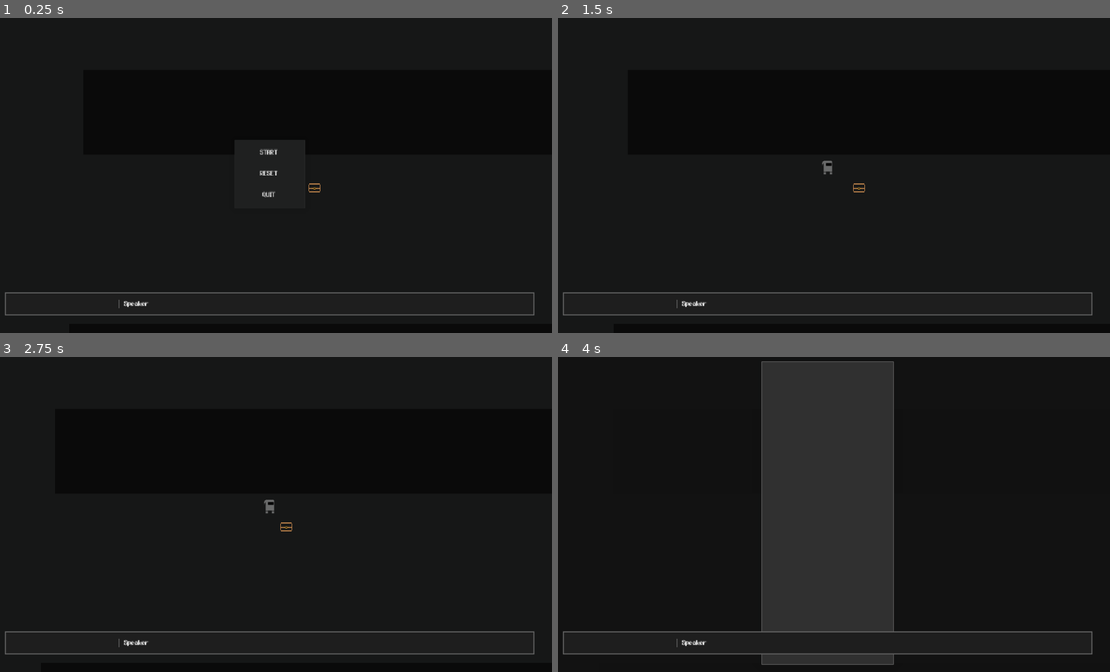
Above: before the commit, frames 1-4 (two rows, left to right).
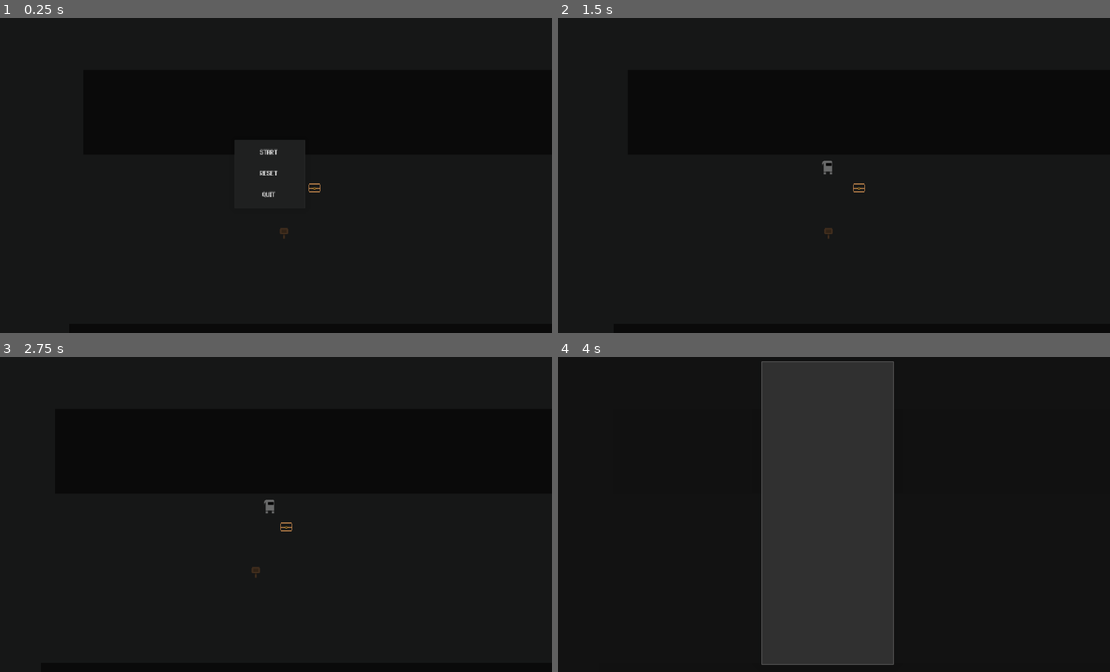
Above: after the commit, the same moments.

Repository: refrka/RPG-12
Game: Godot game, scene res://root.tscn
Two runs of this game, one before a commit and one after it. Both use one fixed random seed, a clock stepped at 60 frames per second and the inputs below.
Inputs (mouse positions are in pixels of both pictures, inside the frame that each line leads up to):
- Up to frame 1 (0.25 s): no input
- Up to frame 2 (1.5 s): click "START" at 0.5 s; tap Enter at 1.25 s; move the mouse to (949, 159) at 1.27 s; hold D (move_right) from 1.28 s (still down); hold E (interact) from 1.28 s (still down); click (949, 159) at 1.42 s
- Up to frame 3 (2.75 s): tap Tab (profile) at 1.55, 2.1 s; tap Space (attack) at 2 s; move the mouse to (154, 530) at 2.02 s; release D (move_right) at 2.03 s; release E (interact) at 2.03 s; hold S (move_down) from 2.03 s (still down); tap E (interact) at 2.3 s
- Up to frame 4 (4 s): tap Enter at 2.75 s; move the mouse to (883, 442) at 2.77 s; release S (move_down) at 2.78 s; hold D (move_right) 2.78-3.53 s; hold Space (attack) 2.78-3.53 s; tap Tab (profile) at 3.05 s; move the mouse to (800, 577) at 3.52 s; hold W (move_up) from 3.53 s (still down); tap E (interact) at 3.6 s; click (800, 577) at 3.67 s

The runs differ from the first frame. In frame 1, 1.0% of the frame differs, in the area x 0-97%, y 66-95%; in frame 2, 1.0%; in frame 3, 1.0%; in frame 4, 0.9%.

Commit message:
no fuckin around

Diff:
--- /dev/null
+++ b/main/autoloads/Dialogue.gd
@@ -0,0 +1 @@
+extends Node
--- a/main/autoloads/UI.gd
+++ b/main/autoloads/UI.gd
@@ -23,6 +23,8 @@
 
 		overlay.deactivate()
 
+		overlay.close_requested.connect(_on_overlay_close_requested.bind(overlay))
+
 	fg_color_rect = get_tree().get_first_node_in_group("fg_color_rect")
 
 
@@ -35,9 +37,7 @@
 
 	if overlay:
 
-		overlay_stack.append(overlay)
-
-		overlay.activate()
+		add_overlay(overlay)
 
 
 
@@ -53,9 +53,7 @@
 
 		overlay = get_overlay(overlay_script)
 
-	overlay_stack.erase(overlay)
-
-	overlay.deactivate()
+	remove_overlay(overlay)
 
 
 
@@ -78,6 +76,32 @@
 
 
 
+func add_overlay(overlay: Overlay) -> void:
+
+	overlay_stack.append(overlay)
+
+	overlay.activate()
+
+
+
+func remove_overlay(overlay: Overlay) -> void:
+
+	overlay_stack.erase(overlay)
+
+	overlay.deactivate()
+
+
+
+
+
+
+func _on_overlay_close_requested(overlay: Overlay) -> void:
+
+	remove_overlay(overlay)
+
+
+
+
 func _unhandled_input(event: InputEvent) -> void:
 
 	if event.is_action_pressed("profile"):
--- a/main/component/interaction_component.gd
+++ b/main/component/interaction_component.gd
@@ -6,7 +6,7 @@
 
 var interactable_entities: Array[Entity]
 
-
+var in_dialogue:= false
 
 
 
@@ -17,8 +17,6 @@
 	var movement_component = entity.get_component(MovementComponent)
 
 	movement_component.face_dir_changed.connect(_on_face_dir_changed)
-
-	print("connect")
 
 	interaction_area.body_entered.connect(_on_body_entered_interaction_area)
 
@@ -38,11 +36,17 @@
 
 	var interactable_component = get_interactable_component(nearest_interactable)
 
-	if not interactable_component.can_interact():
+	if interactable_component:
 
-		return
+		if not interactable_component.can_interact():
 
-	interactable_component.start_interaction()
+			return
+
+		interactable_component.start_interaction()
+
+	elif nearest_interactable.interact_dialogue_text:
+
+		start_dialogue(nearest_interactable)
 
 
 
@@ -81,6 +85,18 @@
 
 
 
+func start_dialogue(target_interactable: Entity) -> void:
+
+	in_dialogue = true
+
+	var dialogue_overlay = UI.get_overlay(DialogueOverlay)
+
+	UI.add_overlay(dialogue_overlay)
+
+
+
+
+
 func _on_face_dir_changed(dir: Vector2) -> void:
 
 	interaction_area.rotation = dir.angle()
@@ -88,8 +104,6 @@
 
 
 func _on_body_entered_interaction_area(body: PhysicsBody2D) -> void:
-
-	print(body)
 
 	if body is Entity and body.is_interactable():
 
@@ -111,4 +125,12 @@
 
 	if event.is_action_pressed("interact"):
 
-		try_interaction()
+		if not in_dialogue:
+
+			try_interaction()
+
+		else:
+
+			UI.remove_overlay_from_stack(DialogueOverlay)
+
+			in_dialogue = false
--- /dev/null
+++ b/main/dialogue/dialogue_response_option.gd
@@ -0,0 +1,13 @@
+class_name DialogueResponseOption extends Resource
+
+
+@export var option_text: String
+
+@export var response_dialogue_text_set: DialogueTextSet
+
+
+@export var show_conditions: Array[Condition]
+
+@export var enter_command_set: CommandSet
+
+@export var exit_command_set: CommandSet
--- /dev/null
+++ b/main/dialogue/dialogue_text_line.gd
@@ -0,0 +1,5 @@
+class_name DialogueTextLine extends Resource
+
+
+
+@export_multiline var text: String
--- /dev/null
+++ b/main/dialogue/dialogue_text_set.gd
@@ -0,0 +1,7 @@
+class_name DialogueTextSet extends Resource
+
+
+@export var lines: Array[DialogueTextLine]
+
+
+@export var options: Array[DialogueResponseOption]
--- a/main/entities/player.tscn
+++ b/main/entities/player.tscn
@@ -63,6 +63,7 @@
 weapon = ExtResource("6_cpvfl")
 
 [node name="InteractionComponent" type="Node" parent="ComponentRoot" unique_id=35354171 node_paths=PackedStringArray("interaction_area")]
+process_mode = 3
 script = ExtResource("7_qvsdu")
 interaction_area = NodePath("../../InteractionArea")
 
--- a/main/entities/props/containers/chest_1.tscn
+++ b/main/entities/props/containers/chest_1.tscn
@@ -1,8 +1,19 @@
 [gd_scene format=3 uid="uid://dnaxwnm2e0iv1"]
 
 [ext_resource type="PackedScene" uid="uid://djcyc2jbhasxv" path="res://main/entities/prop.tscn" id="1_gmjd0"]
+[ext_resource type="Script" uid="uid://bgrsieo3ecpgs" path="res://main/dialogue/dialogue_text_line.gd" id="2_blwxf"]
 [ext_resource type="Texture2D" uid="uid://dme4i3umx3hyd" path="res://resources/textures/props/chest_1.png" id="2_si27c"]
-[ext_resource type="Script" uid="uid://d117n47bdiywm" path="res://main/component/container_component.gd" id="3_5ajby"]
+[ext_resource type="Script" uid="uid://ca3cohsm5jues" path="res://main/dialogue/dialogue_text_set.gd" id="3_vk6ct"]
+
+[sub_resource type="Resource" id="Resource_7jr7j"]
+script = ExtResource("2_blwxf")
+text = "shit"
+metadata/_custom_type_script = "uid://bgrsieo3ecpgs"
+
+[sub_resource type="Resource" id="Resource_whafo"]
+script = ExtResource("3_vk6ct")
+lines = Array[ExtResource("2_blwxf")]([SubResource("Resource_7jr7j")])
+metadata/_custom_type_script = "uid://ca3cohsm5jues"
 
 [sub_resource type="RectangleShape2D" id="RectangleShape2D_blwxf"]
 size = Vector2(14, 5)
@@ -10,6 +21,7 @@
 [node name="Chest1" unique_id=32544631 instance=ExtResource("1_gmjd0")]
 collision_layer = 1060
 entity_id = &"chest_1"
+interact_dialogue_text = SubResource("Resource_whafo")
 
 [node name="Sprite2D" parent="." index="0" unique_id=28269093]
 texture = ExtResource("2_si27c")
@@ -19,8 +31,4 @@
 position = Vector2(0, -2.5)
 shape = SubResource("RectangleShape2D_blwxf")
 
-[node name="ContainerComponent" type="Node" parent="ComponentRoot" parent_id_path=PackedInt32Array(1860665311) index="0" unique_id=1625239922]
-script = ExtResource("3_5ajby")
-interaction_type = 2
-
 [editable path="Hurtbox"]
--- /dev/null
+++ b/main/entities/props/furnishings/sign.tscn
@@ -0,0 +1,36 @@
+[gd_scene format=3 uid="uid://ptxwrbu5hw0o"]
+
+[ext_resource type="PackedScene" uid="uid://djcyc2jbhasxv" path="res://main/entities/prop.tscn" id="1_o7fqp"]
+[ext_resource type="Texture2D" uid="uid://nskbrt23yfrj" path="res://resources/textures/props/sign_texture.png" id="2_wqa5a"]
+
+[sub_resource type="RectangleShape2D" id="RectangleShape2D_0xqlh"]
+size = Vector2(10, 2)
+
+[sub_resource type="RectangleShape2D" id="RectangleShape2D_wqa5a"]
+size = Vector2(10, 7)
+
+[sub_resource type="RectangleShape2D" id="RectangleShape2D_qto16"]
+size = Vector2(2, 5)
+
+[node name="Sign" unique_id=32544631 instance=ExtResource("1_o7fqp")]
+collision_layer = 1060
+entity_id = &"sign"
+
+[node name="Sprite2D" parent="." index="0" unique_id=28269093]
+texture = ExtResource("2_wqa5a")
+offset = Vector2(0, -8)
+
+[node name="CollisionShape2D" parent="." index="1" unique_id=1600595524]
+position = Vector2(0, -1)
+shape = SubResource("RectangleShape2D_0xqlh")
+
+[node name="CollisionShape2D" parent="Hurtbox" parent_id_path=PackedInt32Array(525698482) index="0" unique_id=1090572936]
+position = Vector2(0, -8.5)
+shape = SubResource("RectangleShape2D_wqa5a")
+
+[node name="CollisionShape2D2" type="CollisionShape2D" parent="Hurtbox" parent_id_path=PackedInt32Array(525698482) index="1" unique_id=2126855701]
+position = Vector2(0, -2.5)
+shape = SubResource("RectangleShape2D_qto16")
+debug_color = Color(0.84, 0.69215995, 0.28559998, 0.050980393)
+
+[editable path="Hurtbox"]
--- a/main/entity.gd
+++ b/main/entity.gd
@@ -4,6 +4,8 @@
 @export var entity_id: StringName
 
 @export var inventory:= Inventory.new()
+
+@export var interact_dialogue_text: DialogueTextSet
 
 @export var sprite: Sprite2D
 
@@ -86,4 +88,8 @@
 
 			return true
 
+	if interact_dialogue_text:
+
+		return true
+
 	return false
--- a/main/locations/center/the_center_1.tscn
+++ b/main/locations/center/the_center_1.tscn
@@ -8,6 +8,9 @@
 [ext_resource type="Script" uid="uid://b5yq3icog3w4w" path="res://main/conditions/is_flag_condition.gd" id="4_c5vwv"]
 [ext_resource type="Script" uid="uid://c24l2p1w0k4fn" path="res://main/commands/run_cutscene_command.gd" id="5_epqrs"]
 [ext_resource type="PackedScene" uid="uid://dnaxwnm2e0iv1" path="res://main/entities/props/containers/chest_1.tscn" id="8_c5vwv"]
+[ext_resource type="PackedScene" uid="uid://ptxwrbu5hw0o" path="res://main/entities/props/furnishings/sign.tscn" id="9_m5dxr"]
+[ext_resource type="Script" uid="uid://bgrsieo3ecpgs" path="res://main/dialogue/dialogue_text_line.gd" id="10_1cq6p"]
+[ext_resource type="Script" uid="uid://ca3cohsm5jues" path="res://main/dialogue/dialogue_text_set.gd" id="11_onksi"]
 
 [sub_resource type="Resource" id="Resource_si27c"]
 script = ExtResource("4_c5vwv")
@@ -33,6 +36,21 @@
 physics_layer_0/collision_mask = 0
 sources/0 = SubResource("TileSetAtlasSource_i5keg")
 
+[sub_resource type="Resource" id="Resource_onksi"]
+script = ExtResource("10_1cq6p")
+text = "yo"
+metadata/_custom_type_script = "uid://bgrsieo3ecpgs"
+
+[sub_resource type="Resource" id="Resource_whafo"]
+script = ExtResource("10_1cq6p")
+text = "what???"
+metadata/_custom_type_script = "uid://bgrsieo3ecpgs"
+
+[sub_resource type="Resource" id="Resource_1cq6p"]
+script = ExtResource("11_onksi")
+lines = Array[ExtResource("10_1cq6p")]([SubResource("Resource_onksi"), SubResource("Resource_whafo")])
+metadata/_custom_type_script = "uid://ca3cohsm5jues"
+
 [node name="TheCenter1" unique_id=1590190372 instance=ExtResource("1_0tjm2")]
 open_commands = Array[ExtResource("2_suu70")]([SubResource("Resource_5ajby")])
 
@@ -45,6 +63,10 @@
 
 [node name="Chest1" parent="YSortRoot/PropRoot" parent_id_path=PackedInt32Array(1593374282) index="0" unique_id=32544631 instance=ExtResource("8_c5vwv")]
 position = Vector2(214, 123)
+
+[node name="Sign" parent="YSortRoot/PropRoot" parent_id_path=PackedInt32Array(1593374282) index="1" unique_id=1662656191 instance=ExtResource("9_m5dxr")]
+position = Vector2(179, 175)
+interact_dialogue_text = SubResource("Resource_1cq6p")
 
 [node name="FGCanvas" type="CanvasLayer" parent="." index="3" unique_id=1810999415]
 layer = 2
--- /dev/null
+++ b/main/ui/dialogue_overlay.gd
@@ -0,0 +1,16 @@
+class_name DialogueOverlay extends Overlay
+
+
+
+
+
+@export var dialogue_text_label: Label
+
+@export var close_button: Button
+
+@export var next_button: Button
+
+
+var dialogue_text_set: DialogueTextSet
+
+var dialogue_text_index:= 0
--- a/main/ui/dialogue_overlay.tscn
+++ b/main/ui/dialogue_overlay.tscn
@@ -1,6 +1,9 @@
 [gd_scene format=3 uid="uid://d4dp4lmh6j2fb"]
 
-[node name="DialogueOverlay" type="MarginContainer" unique_id=1892897258]
+[ext_resource type="Script" uid="uid://dqte4y3bunox1" path="res://main/ui/dialogue_overlay.gd" id="1_whafo"]
+
+[node name="DialogueOverlay" type="MarginContainer" unique_id=1892897258 node_paths=PackedStringArray("dialogue_text_label", "close_button", "next_button") groups=["overlay"]]
+process_mode = 3
 anchors_preset = 15
 anchor_right = 1.0
 anchor_bottom = 1.0
@@ -10,6 +13,11 @@
 theme_override_constants/margin_left = 20
 theme_override_constants/margin_right = 20
 theme_override_constants/margin_bottom = 20
+script = ExtResource("1_whafo")
+dialogue_text_label = NodePath("PanelContainer/MarginContainer/HBoxContainer/MarginContainer2/VBoxContainer/Label")
+close_button = NodePath("PanelContainer/MarginContainer/HBoxContainer/MarginContainer2/VBoxContainer/HBoxContainer/CloseButton")
+next_button = NodePath("PanelContainer/MarginContainer/HBoxContainer/MarginContainer2/VBoxContainer/HBoxContainer/NextButton")
+pause = true
 
 [node name="PanelContainer" type="PanelContainer" parent="." unique_id=250932946]
 layout_mode = 2
@@ -45,3 +53,17 @@
 [node name="Label" type="Label" parent="PanelContainer/MarginContainer/HBoxContainer/MarginContainer2/VBoxContainer" unique_id=1935852352]
 layout_mode = 2
 text = "Speaker"
+
+[node name="HBoxContainer" type="HBoxContainer" parent="PanelContainer/MarginContainer/HBoxContainer/MarginContainer2/VBoxContainer" unique_id=259319101]
+layout_mode = 2
+size_flags_horizontal = 8
+
+[node name="NextButton" type="Button" parent="PanelContainer/MarginContainer/HBoxContainer/MarginContainer2/VBoxContainer/HBoxContainer" unique_id=1380673619]
+custom_minimum_size = Vector2(35, 15)
+layout_mode = 2
+text = "->"
+
+[node name="CloseButton" type="Button" parent="PanelContainer/MarginContainer/HBoxContainer/MarginContainer2/VBoxContainer/HBoxContainer" unique_id=1587454200]
+custom_minimum_size = Vector2(35, 15)
+layout_mode = 2
+text = "fuck"
--- a/main/ui/overlay.gd
+++ b/main/ui/overlay.gd
@@ -1,5 +1,9 @@
 class_name Overlay extends MarginContainer
 
+
+@warning_ignore("unused_signal")
+
+signal close_requested
 
 
 
@@ -22,8 +26,6 @@
 
 		Game.pause()
 
-	process_mode = PROCESS_MODE_INHERIT
-
 
 
 
@@ -36,5 +38,3 @@
 	if pause:
 
 		Game.unpause()
-
-	process_mode = PROCESS_MODE_DISABLED
--- a/project.godot
+++ b/project.godot
@@ -24,6 +24,7 @@
 Data="*uid://23k7tq7kgxja"
 Events="*uid://ulsamhpmy7at"
 Globals="*uid://hbbx1nye4y7u"
+Dialogue="*uid://cnaom1tfkox7d"
 
 [display]
 
Not shown, added: main/autoloads/Dialogue.gd.uid
Not shown, added: main/dialogue/dialogue_response_option.gd.uid
Not shown, added: main/dialogue/dialogue_text_line.gd.uid
Not shown, added: main/dialogue/dialogue_text_set.gd.uid
Not shown, added: main/ui/dialogue_overlay.gd.uid
Binary file added: resources/textures/props/sign_texture.png
Not shown, added: resources/textures/props/sign_texture.png.import
